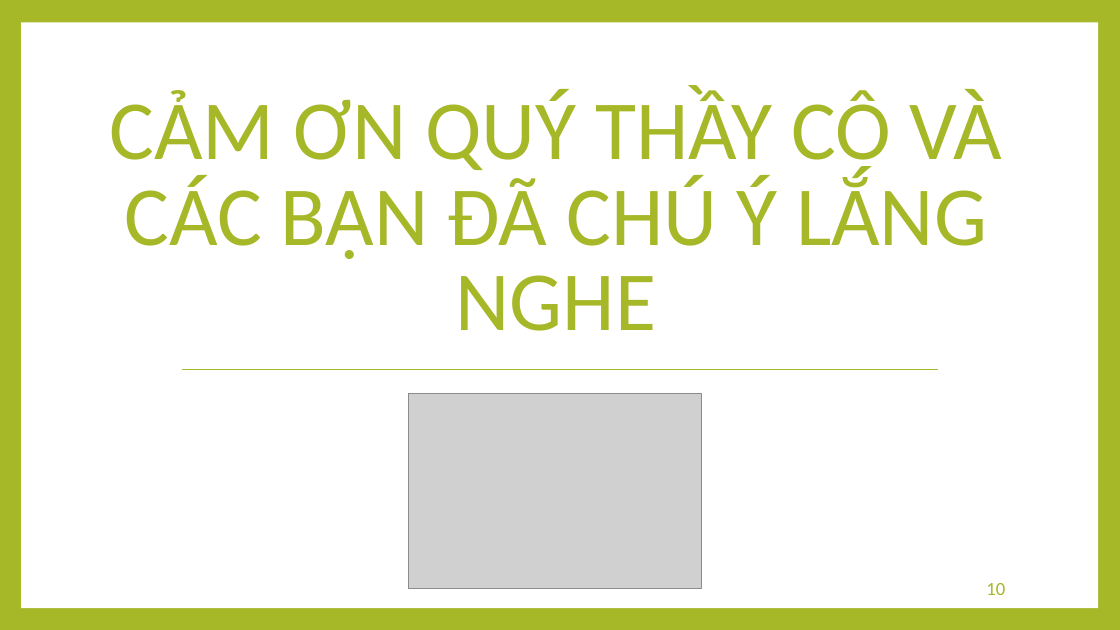
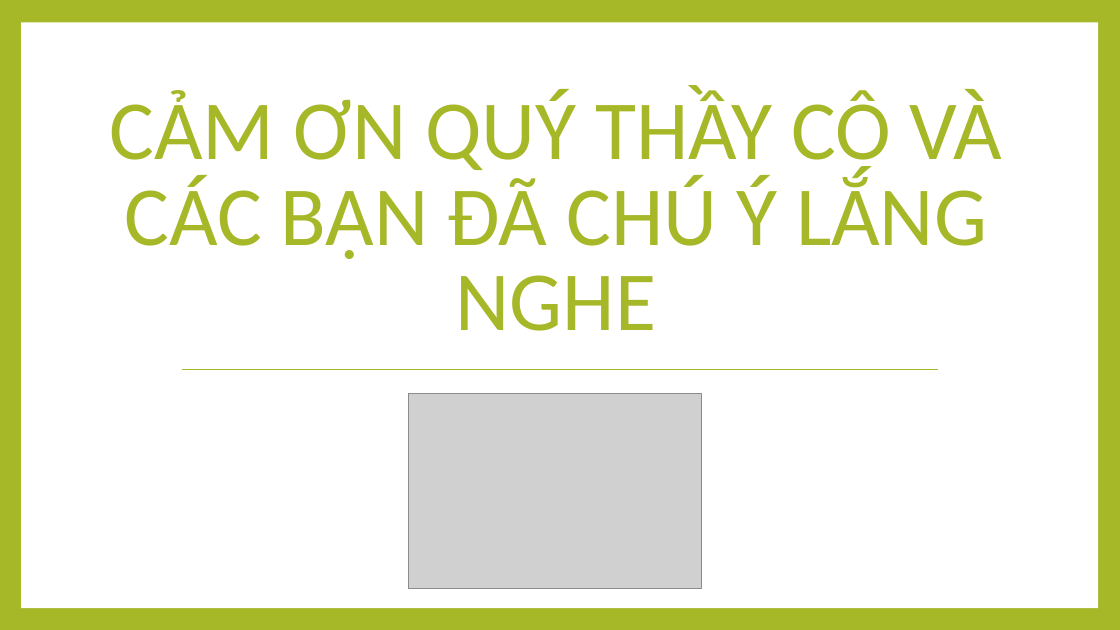
Before and after one commit to hvngoc/Presentation, a slide deck: slide 13 of slide 2.pptx (slide 10 before the commit). Drawn at 1120x630 pixels with LibreOffice and Linux fonts; fonts in the diff are those of the drawing; grey boxes stand for pictures. Boxes give left, top, right and bottom in pixels: in the first picture for what was removed or moved away, otherwise in the second. Text is boxed around its words. In the diff, an @@ line names an element or a change of style, - is before the commit and + after.

```diff
--- a/slide 2.pptx
+++ b/slide 2.pptx
@@ page number removed at box(986, 583, 1005, 595) @@
-10
```
Also in this commit, not shown: 9 other slides changed, 3 slides added.
